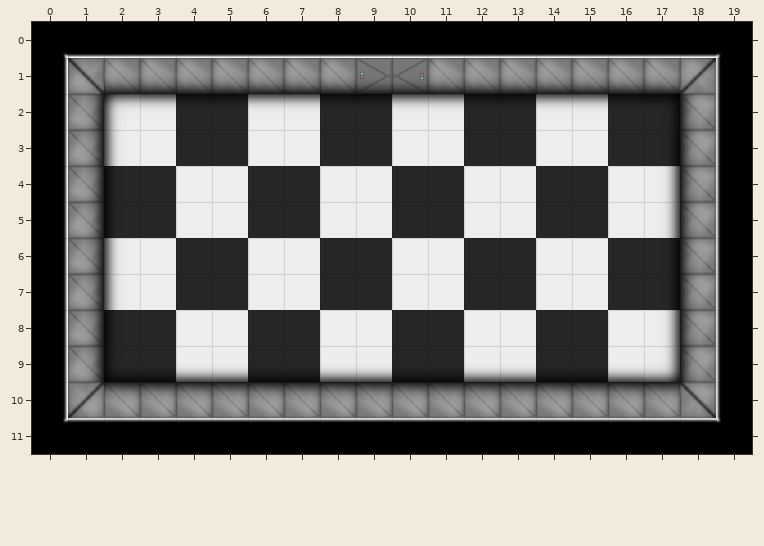
Level history. Tiled map: maps/room0.tmx. Above: the version before the commit.
Cells are 64x64 px. Shown: x 0..19, y 0..11.
The result:
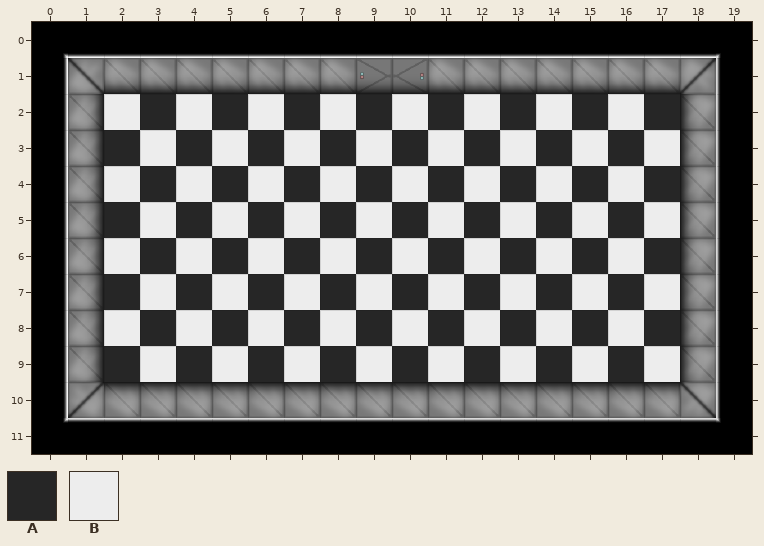
Key: from "Custom tiles": A 12 "tile-black", B 13 "tile-white".
_ is an empty cell.
Difference:
Layer "Wall":
Tile A now appears in row 2 at x 3, 5, 7, 9, 11, 13, 15 and 17; in row 3 at x 2, 6, 10 and 14; in row 4 at x 5, 9, 13 and 17; in row 5 at x 2, 4, 8, 12 and 16; in row 6 at x 3, 7, 11, 15 and 17; in row 7 at x 2, 6, 10 and 14.
Tile A now appears in row 8 at x 5, 9, 13 and 17; in row 9 at x 2, 4, 6, 8, 10, 12, 14 and 16.
Tile B now appears in row 2 at x 2, 4, 6, 8, 10, 12, 14 and 16; in row 3 at x 5, 9, 13 and 17; in row 4 at x 2, 6, 10 and 14; in row 5 at x 3, 7, 11, 15 and 17; in row 6 at x 2, 4, 8, 12 and 16; in row 7 at x 5, 9, 13 and 17.
Tile B now appears in row 8 at x 2, 6, 10 and 14; in row 9 at x 3, 5, 7, 9, 11, 13, 15 and 17.
Changed places in both pictures, as pixel boxes (x1, y1, x2, y2):
added: (104, 94, 680, 382)
